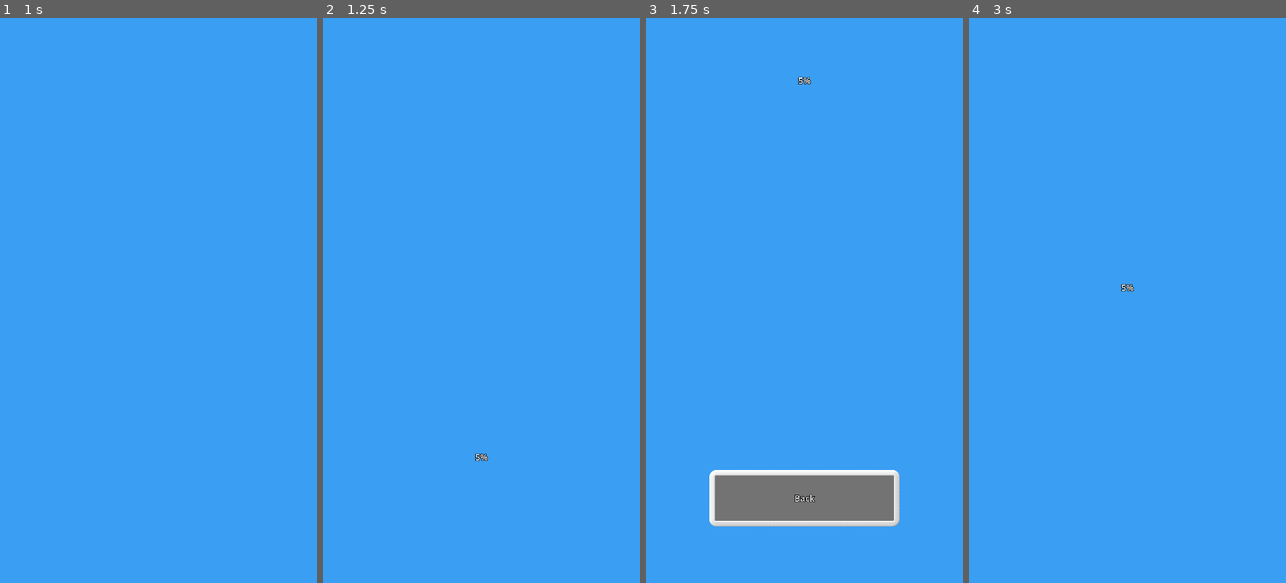
Above: before the commit, frames 1-4 (left to right).
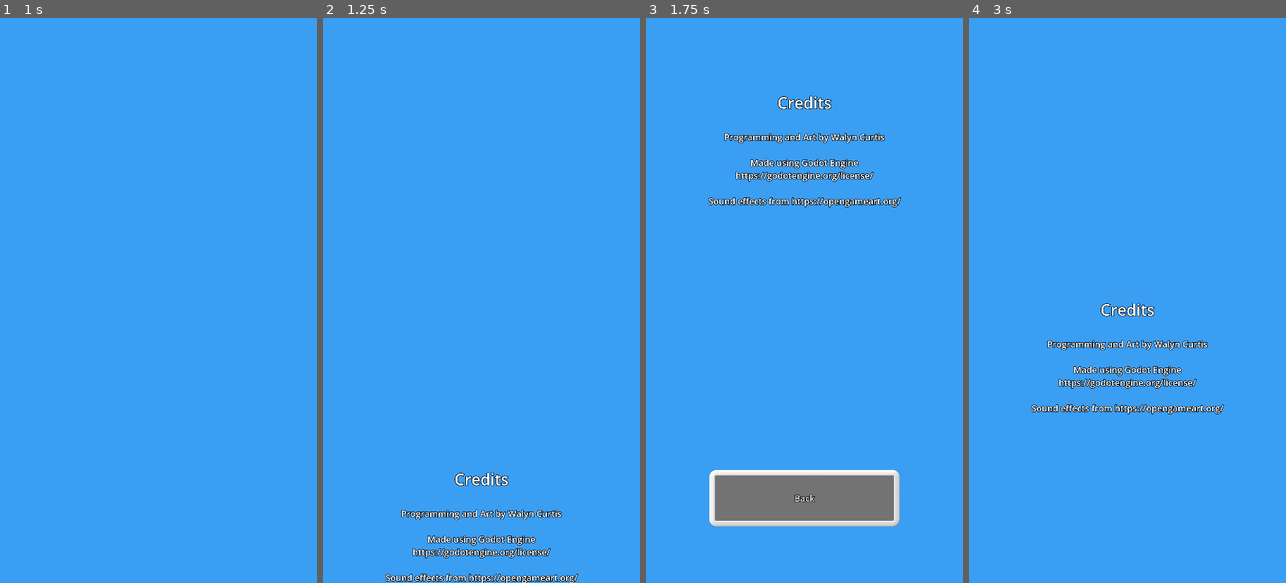
Above: after the commit, the same moments.

Repository: WalynC/sphereSweeperGodot
Game: Godot game, scene res://mainScenes/menu_scene.tscn
The game is run twice, just before and just after one commit, with the same random seed, the same clock (stepped at 60 frames per second) and the same inputs. Sound files missing from this copy of the repository are replaced by a short silence.
Inputs (mouse positions are in pixels of both pictures, inside the frame that each line leads up to):
- Up to frame 1 (1 s): click "Credits" at 0.5 s
- Up to frame 2 (1.25 s): no input
- Up to frame 3 (1.75 s): move the mouse to (874, 272) at 1.27 s; hold Down (scroll_down) from 1.28 s (still down); click (874, 272) at 1.42 s
- Up to frame 4 (3 s): release Down (scroll_down) at 2 s; tap Enter at 2 s; drag from (1064, 328) to (1111, 413) at 2.02 s; click "Back" at 2.75 s

Frame 1 is identical in both runs. In frame 2, 2.2% of the frame differs, in the area x 19-81%, y 77-100%; in frame 3, 2.2%; in frame 4, 2.2%, in the area x 19-81%, y 47-71%.

Commit message:
Begins work on credits

Diff:
--- a/uiScenes/credits.tscn
+++ b/uiScenes/credits.tscn
@@ -20,13 +20,33 @@
 layout_mode = 1
 anchors_preset = -1
 anchor_left = 0.1
-anchor_top = 0.1
+anchor_top = 0.2
 anchor_right = 0.9
 anchor_bottom = 0.75
 grow_horizontal = 2
 grow_vertical = 2
-text = "5%"
+theme_override_font_sizes/font_size = 40
+text = "Programming and Art by Walyn Curtis
+
+Made using Godot Engine
+https://godotengine.org/license/
+
+Sound effects from https://opengameart.org/"
 horizontal_alignment = 1
+
+[node name="creditsLabel" type="Label" parent="."]
+layout_mode = 1
+anchors_preset = -1
+anchor_left = 0.1
+anchor_top = 0.1
+anchor_right = 0.9
+anchor_bottom = 0.2
+grow_horizontal = 2
+grow_vertical = 2
+theme_override_font_sizes/font_size = 72
+text = "Credits"
+horizontal_alignment = 1
+vertical_alignment = 1
 
 [node name="back" type="Button" parent="."]
 layout_mode = 1
